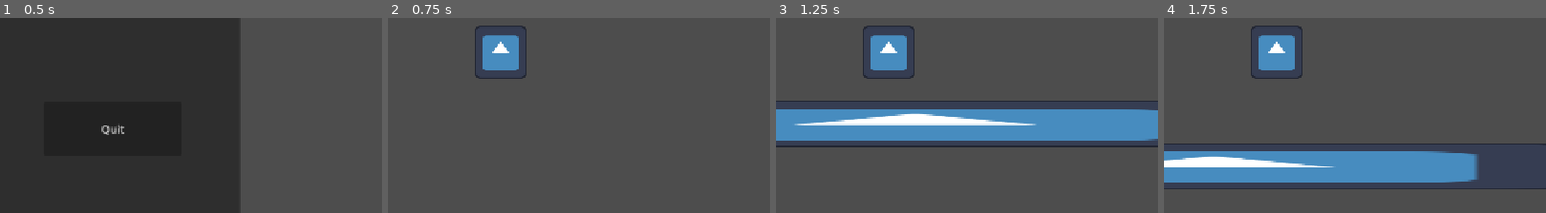
Above: before the commit, frames 1-4 (left to right).
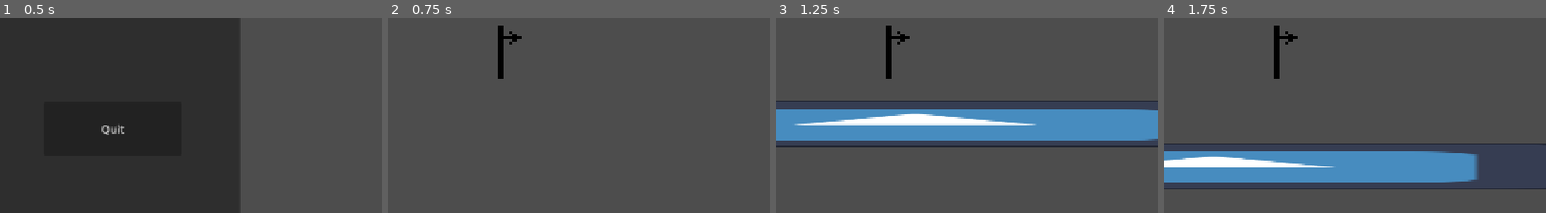
Above: after the commit, the same moments.

Repository: JamesGamesOfficial/James-And-Ryan
Game: Godot game, scene res://scenes/non_playables/start_screen.tscn
The game is run twice, just before and just after one commit, with the same random seed, the same clock (stepped at 60 frames per second) and the same inputs. The engine's default icon, where the game draws it, is replaced by a stand-in: a white triangle on a blue panel in a dark square.
Inputs (mouse positions are % of the whole screen's width and height, from its top left):
- Up to frame 1 (0.5 s): no input
- Up to frame 2 (0.75 s): click "Start" at 0.5 s
- Up to frame 3 (1.25 s): no input
- Up to frame 4 (1.75 s): tap Enter (ui_accept) at 1.25, 1.52 s; move the mouse to (72, 40) at 1.27 s; hold D (right) from 1.28 s (still down)
The pictures show only the part of the screen within x 35-85%, y 36-86%; the shares and areas given below are measured in that part.

Frame 1 is identical in both runs. In frame 2, 2.3% of the frame differs, in the area x 22-37%, y 3-32%; in frame 3, 2.3%; in frame 4, 2.3%.

Commit message:
added player flipping and restart button

Diff:
--- a/scenes/characters/player.tscn
+++ b/scenes/characters/player.tscn
@@ -1,25 +1,63 @@
 [gd_scene format=3 uid="uid://c1ljpg8y1jl1j"]
 
 [ext_resource type="Script" uid="uid://b7f8p1qw71lwt" path="res://scripts/player.gd" id="1_rp718"]
-[ext_resource type="Texture2D" uid="uid://bpl8tdlwbwmd0" path="res://sprites/others/icon.svg" id="2_76oj4"]
+[ext_resource type="Texture2D" uid="uid://boo4g1f3vx4x4" path="res://sprites/Characters/Temp Player.png" id="2_dyp2m"]
 [ext_resource type="PackedScene" uid="uid://boi0ajy6eoydf" path="res://scenes/menus/pause_menu.tscn" id="3_dyp2m"]
 [ext_resource type="PackedScene" uid="uid://b8gbloxuebxpd" path="res://scenes/menus/game_over.tscn" id="4_dyp2m"]
+[ext_resource type="PackedScene" uid="uid://cp2ljtebk4esh" path="res://scenes/non_playables/checkpoint_unlock.tscn" id="5_atpat"]
 
 [sub_resource type="RectangleShape2D" id="RectangleShape2D_g4v7s"]
-size = Vector2(80, 80)
+size = Vector2(64, 80)
+
+[sub_resource type="Animation" id="Animation_kqtwu"]
+length = 0.001
+tracks/0/type = "value"
+tracks/0/imported = false
+tracks/0/enabled = true
+tracks/0/path = NodePath("Camera2D/CheckPointUnlocked:position")
+tracks/0/interp = 1
+tracks/0/loop_wrap = true
+tracks/0/keys = {
+"times": PackedFloat32Array(0),
+"transitions": PackedFloat32Array(1),
+"update": 0,
+"values": [Vector2(-768, -320)]
+}
+
+[sub_resource type="Animation" id="Animation_6eyoc"]
+resource_name = "Unlock_CheckPoint"
+length = 5.0
+tracks/0/type = "value"
+tracks/0/imported = false
+tracks/0/enabled = true
+tracks/0/path = NodePath("Camera2D/CheckPointUnlocked:position")
+tracks/0/interp = 1
+tracks/0/loop_wrap = true
+tracks/0/keys = {
+"times": PackedFloat32Array(0, 0.5, 4.5, 5),
+"transitions": PackedFloat32Array(1, 1, 1, 1),
+"update": 0,
+"values": [Vector2(-768, -320), Vector2(-576, -320), Vector2(-576, -320), Vector2(-768, -320)]
+}
+
+[sub_resource type="AnimationLibrary" id="AnimationLibrary_eojnx"]
+_data = {
+&"RESET": SubResource("Animation_kqtwu"),
+&"Unlock_CheckPoint": SubResource("Animation_6eyoc")
+}
 
 [sub_resource type="RectangleShape2D" id="RectangleShape2D_yf5fn"]
-size = Vector2(96, 96)
+size = Vector2(80, 96)
 
 [node name="Player" type="CharacterBody2D" unique_id=670483687]
 script = ExtResource("1_rp718")
 
 [node name="TextureRect" type="TextureRect" parent="." unique_id=687604804]
-offset_left = -40.0
-offset_top = -40.0
-offset_right = 40.0
-offset_bottom = 40.0
-texture = ExtResource("2_76oj4")
+offset_left = -64.0
+offset_top = -64.0
+offset_right = 64.0
+offset_bottom = 64.0
+texture = ExtResource("2_dyp2m")
 expand_mode = 1
 
 [node name="CollisionShape2D" type="CollisionShape2D" parent="." unique_id=380142012]
@@ -27,6 +65,10 @@
 
 [node name="Camera2D" type="Camera2D" parent="." unique_id=723449941]
 position_smoothing_speed = 7.5
+
+[node name="AnimationPlayer" type="AnimationPlayer" parent="Camera2D" unique_id=130127143]
+root_node = NodePath("../..")
+libraries/ = SubResource("AnimationLibrary_eojnx")
 
 [node name="PauseMenu" parent="Camera2D" unique_id=716089658 instance=ExtResource("3_dyp2m")]
 visible = false
@@ -42,6 +84,12 @@
 offset_right = -576.0
 offset_bottom = -320.0
 
+[node name="CheckPointUnlocked" parent="Camera2D" unique_id=1328120166 instance=ExtResource("5_atpat")]
+offset_left = -768.0
+offset_top = -320.0
+offset_right = -768.0
+offset_bottom = -320.0
+
 [node name="Area2D" type="Area2D" parent="." unique_id=644714805 groups=["player"]]
 collision_layer = 6
 collision_mask = 6
--- a/scenes/menus/pause_menu.tscn
+++ b/scenes/menus/pause_menu.tscn
@@ -52,10 +52,19 @@
 process_mode = 3
 layout_mode = 0
 offset_left = 88.0
-offset_top = 336.0
+offset_top = 344.0
 offset_right = 296.0
-offset_bottom = 416.0
+offset_bottom = 424.0
 text = "Quit"
+
+[node name="Restart" type="Button" parent="Panel" unique_id=146490505]
+layout_mode = 0
+offset_left = 88.0
+offset_top = 152.0
+offset_right = 296.0
+offset_bottom = 232.0
+text = "Restart"
 
 [connection signal="pressed" from="Panel/Resume" to="." method="_on_resume_pressed"]
 [connection signal="pressed" from="Panel/Quit" to="." method="_on_quit_pressed"]
+[connection signal="pressed" from="Panel/Restart" to="." method="_on_restart_pressed"]
--- /dev/null
+++ b/scenes/non_playables/checkpoint_unlock.tscn
@@ -0,0 +1,22 @@
+[gd_scene format=3 uid="uid://cp2ljtebk4esh"]
+
+[node name="CheckPointUnlocked" type="Panel" unique_id=1328120166]
+anchors_preset = -1
+anchor_right = 0.16700001
+anchor_bottom = 0.09900001
+offset_right = -0.38401794
+offset_bottom = -0.15200806
+
+[node name="Panel" type="Panel" parent="." unique_id=1252559082]
+layout_mode = 0
+offset_right = 192.0
+offset_bottom = 64.0
+
+[node name="Label" type="Label" parent="." unique_id=142141852]
+layout_mode = 0
+offset_left = 8.0
+offset_top = 16.0
+offset_right = 181.0
+offset_bottom = 48.0
+text = "Check Point Unlocked!"
+vertical_alignment = 1
--- a/scripts/pause_menu.gd
+++ b/scripts/pause_menu.gd
@@ -7,3 +7,7 @@
 
 func _on_quit_pressed() -> void:
 	get_tree().change_scene_to_file("res://scenes/non_playables/start_screen.tscn")
+
+
+func _on_restart_pressed() -> void:
+	get_tree().reload_current_scene()
--- a/scripts/player.gd
+++ b/scripts/player.gd
@@ -3,9 +3,12 @@
 @onready var camera = $Camera2D
 
 @onready var spawn_point = $"../SpawnPoint1"
+@onready var sprite = $TextureRect
 
 @export var speed: float = 300.0
 @export var jump_velocity: float = -800.0
+
+var checkpoint_test_unlocked = false
 
 var gravity: float = ProjectSettings.get_setting("physics/2d/default_gravity")
 
@@ -19,6 +22,10 @@
 	var direction := Input.get_axis("left", "right")
 	if direction:
 		velocity.x = direction * speed
+		if direction > 0:
+			sprite.flip_h = false
+		elif direction < 0:
+			sprite.flip_h = true
 	else:
 		velocity.x = move_toward(velocity.x, 0, speed)
 	move_and_slide()
@@ -35,3 +42,6 @@
 		get_tree().paused = true
 	if body.is_in_group("Checkpoint 1"):
 		spawn_point = $"../SpawnPoint2"
+		if checkpoint_test_unlocked == false:
+			$Camera2D/AnimationPlayer.play("Unlock_CheckPoint")
+		checkpoint_test_unlocked = true
Binary file added: sprites/Characters/Temp Player.png
Not shown, added: sprites/Characters/Temp Player.png.import
